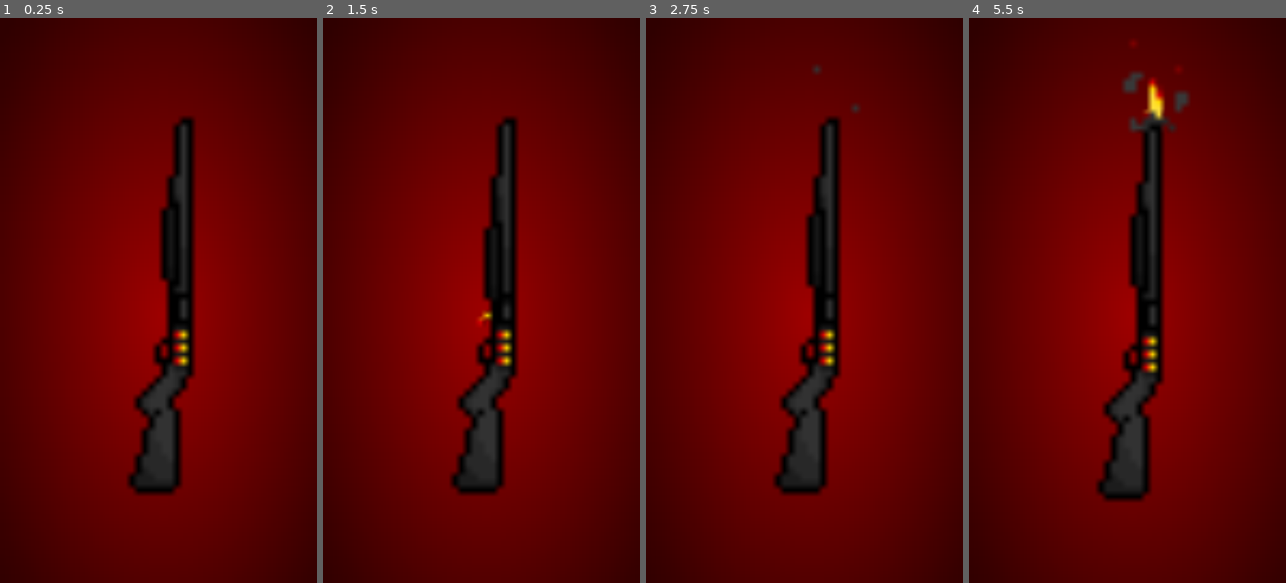
Above: before the commit, frames 1-4 (left to right).
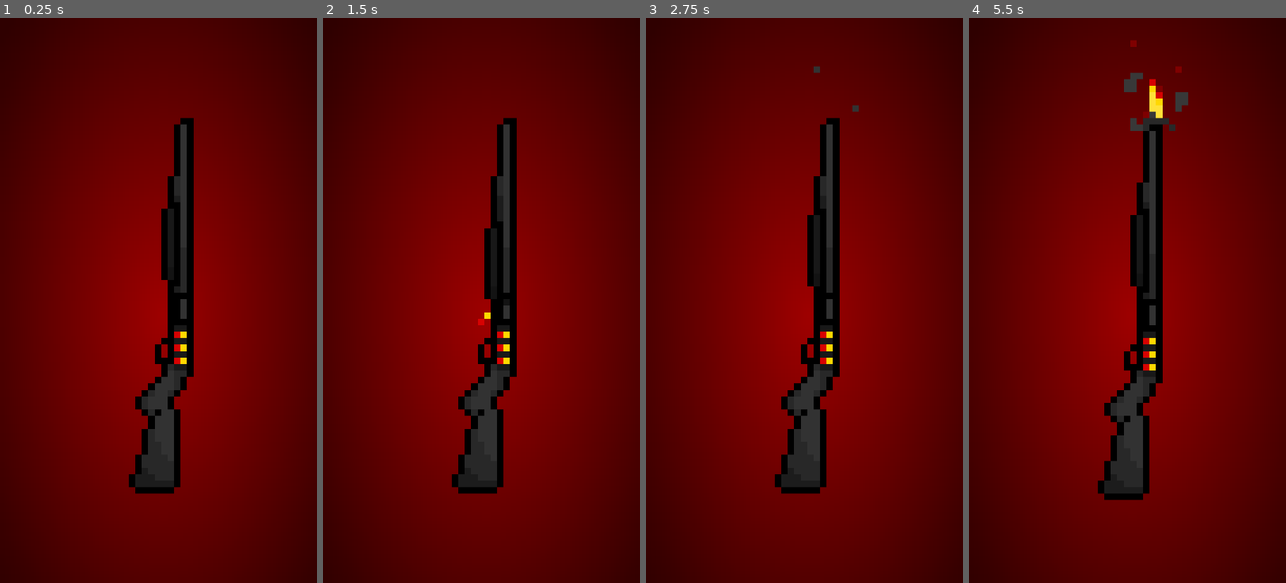
Above: after the commit, the same moments.

Repository: DhruvDhruvDhruvDhruv/BoozeshotRoulette
Game: Godot game, scene res://scenes/shotgun_scene.tscn
The game is run twice, just before and just after one commit, with the same random seed, the same clock (stepped at 60 frames per second) and the same inputs.
Inputs (mouse positions are in pixels of both pictures, inside the frame that each line leads up to):
- Up to frame 1 (0.25 s): no input
- Up to frame 2 (1.5 s): tap Enter at 0.5 s; move the mouse to (491, 306) at 0.52 s; click (491, 306) at 0.67 s; move the mouse to (418, 328) at 1.27 s; click (418, 328) at 1.42 s
- Up to frame 3 (2.75 s): tap Space at 2 s; move the mouse to (836, 176) at 2.02 s; click (836, 176) at 2.17 s
- Up to frame 4 (5.5 s): move the mouse to (1111, 413) at 2.77 s; click (1111, 413) at 2.92 s; tap Enter at 3.5, 5 s; move the mouse to (1222, 385) at 3.52 s; click (1222, 385) at 3.67 s; tap Space at 4.25 s; move the mouse to (1032, 215) at 4.27 s; click (1032, 215) at 4.42 s; move the mouse to (1143, 300) at 5.02 s; click (1143, 300) at 5.17 s

The runs differ from the first frame. In frame 1, 2.4% of the frame differs, in the area x 40-62%, y 17-85%; in frame 2, 2.4%; in frame 3, 2.4%; in frame 4, 2.7%, in the area x 40-70%, y 4-86%.

Commit message:
loading array not working yet, currently working as pure random

Diff:
--- a/boozeshotroulette/project.godot
+++ b/boozeshotroulette/project.godot
@@ -13,7 +13,7 @@
 config/name="BoozeshotRoulette"
 run/main_scene="res://scenes/shotgun_scene.tscn"
 config/features=PackedStringArray("4.3", "Mobile")
-config/icon="res://icon.svg"
+config/icon="res://bullets.png"
 
 [display]
 
@@ -28,3 +28,4 @@
 [rendering]
 
 renderer/rendering_method="mobile"
+textures/vram_compression/import_etc2_astc=true
--- /dev/null
+++ b/boozeshotroulette/scenes/popup_box.gd
@@ -0,0 +1,34 @@
+extends Control
+
+var shell_array : Array = [1,0,1,1,0,0]
+const BLANK_SHELL_TEXTURE = preload("res://assets/sprites/BlankShell.png")
+const LIVE_SHELL_TEXTURE = preload("res://assets/sprites/LiveShell.png")
+@onready var ammo_array: Control = %AmmoArray
+
+func wait(seconds: float) -> void:
+	await get_tree().create_timer(seconds).timeout
+
+# Called when the node enters the scene tree for the first time.
+func _ready() -> void:
+	pass
+
+
+
+func load_shells() -> void:
+	for val in shell_array:
+		var texture_rect = TextureRect.new()
+		texture_rect.texture = LIVE_SHELL_TEXTURE if val == 1 else BLANK_SHELL_TEXTURE
+		texture_rect.stretch_mode = TextureRect.STRETCH_KEEP_ASPECT_CENTERED
+		texture_rect.rotation_degrees = 90
+		texture_rect.scale = Vector2(10, 10)
+		var control_holder = Control.new()
+		control_holder.add_child(texture_rect)
+		#wait(0.4)
+		ammo_array.add_child(control_holder)
+
+# Called every frame. 'delta' is the elapsed time since the previous frame.
+func _process(delta: float) -> void:
+	pass
+
+func _on_area_2d_input_event(viewport: Node, event: InputEvent, shape_idx: int) -> void:
+	load_shells()
--- a/boozeshotroulette/scenes/popup_box.tscn
+++ b/boozeshotroulette/scenes/popup_box.tscn
@@ -1,96 +1,14 @@
-[gd_scene load_steps=8 format=3 uid="uid://d2lwkr72x2h4j"]
+[gd_scene load_steps=5 format=3 uid="uid://5uebkx7jyanb"]
 
-[ext_resource type="Script" path="res://scripts/popup_box.gd" id="1_d2eaf"]
-[ext_resource type="FontFile" uid="uid://dfro1uw22cv6y" path="res://assets/fonts/Dicier-Round-Heavy.otf" id="2_gpjs5"]
+[ext_resource type="Script" path="res://scenes/popup_box.gd" id="1_04wj0"]
 [ext_resource type="Shader" path="res://scenes/popup_box.gdshader" id="2_xo6qv"]
 
 [sub_resource type="ShaderMaterial" id="ShaderMaterial_ubi3n"]
 shader = ExtResource("2_xo6qv")
 shader_parameter/lod = 0.0
 
-[sub_resource type="Animation" id="Animation_xk61j"]
-length = 0.001
-tracks/0/type = "value"
-tracks/0/imported = false
-tracks/0/enabled = true
-tracks/0/path = NodePath("ColorRect:material:shader_parameter/lod")
-tracks/0/interp = 1
-tracks/0/loop_wrap = true
-tracks/0/keys = {
-"times": PackedFloat32Array(0),
-"transitions": PackedFloat32Array(1),
-"update": 0,
-"values": [0.0]
-}
-tracks/1/type = "value"
-tracks/1/imported = false
-tracks/1/enabled = true
-tracks/1/path = NodePath("PanelContainer:modulate")
-tracks/1/interp = 1
-tracks/1/loop_wrap = true
-tracks/1/keys = {
-"times": PackedFloat32Array(0),
-"transitions": PackedFloat32Array(1),
-"update": 0,
-"values": [Color(1, 1, 1, 0)]
-}
-tracks/2/type = "value"
-tracks/2/imported = false
-tracks/2/enabled = true
-tracks/2/path = NodePath("Exit:modulate")
-tracks/2/interp = 1
-tracks/2/loop_wrap = true
-tracks/2/keys = {
-"times": PackedFloat32Array(0),
-"transitions": PackedFloat32Array(1),
-"update": 0,
-"values": [Color(1, 1, 1, 0)]
-}
-
-[sub_resource type="Animation" id="Animation_m0rem"]
-resource_name = "blur"
-tracks/0/type = "value"
-tracks/0/imported = false
-tracks/0/enabled = true
-tracks/0/path = NodePath("ColorRect:material:shader_parameter/lod")
-tracks/0/interp = 1
-tracks/0/loop_wrap = true
-tracks/0/keys = {
-"times": PackedFloat32Array(0, 0.8),
-"transitions": PackedFloat32Array(1, 1),
-"update": 0,
-"values": [0.0, 0.8]
-}
-tracks/1/type = "value"
-tracks/1/imported = false
-tracks/1/enabled = true
-tracks/1/path = NodePath("PanelContainer:modulate")
-tracks/1/interp = 1
-tracks/1/loop_wrap = true
-tracks/1/keys = {
-"times": PackedFloat32Array(0, 0.8),
-"transitions": PackedFloat32Array(1, 1),
-"update": 0,
-"values": [Color(1, 1, 1, 0), Color(1, 1, 1, 1)]
-}
-tracks/2/type = "value"
-tracks/2/imported = false
-tracks/2/enabled = true
-tracks/2/path = NodePath("Exit:modulate")
-tracks/2/interp = 1
-tracks/2/loop_wrap = true
-tracks/2/keys = {
-"times": PackedFloat32Array(0, 0.8),
-"transitions": PackedFloat32Array(1, 1),
-"update": 0,
-"values": [Color(1, 1, 1, 0), Color(1, 1, 1, 1)]
-}
-
-[sub_resource type="AnimationLibrary" id="AnimationLibrary_5bssd"]
-_data = {
-"RESET": SubResource("Animation_xk61j"),
-"blur": SubResource("Animation_m0rem")
-}
+[sub_resource type="RectangleShape2D" id="RectangleShape2D_tqrbi"]
+size = Vector2(39.5, 70.5454)
 
 [node name="PopupBox" type="Control"]
 process_mode = 3
@@ -100,7 +18,7 @@
 anchor_bottom = 1.0
 grow_horizontal = 2
 grow_vertical = 2
-script = ExtResource("1_d2eaf")
+script = ExtResource("1_04wj0")
 
 [node name="ColorRect" type="ColorRect" parent="."]
 material = SubResource("ShaderMaterial_ubi3n")
@@ -112,62 +30,41 @@
 grow_vertical = 2
 
 [node name="PanelContainer" type="PanelContainer" parent="."]
-modulate = Color(1, 1, 1, 0)
 layout_mode = 1
 anchors_preset = -1
-anchor_left = 0.041
-anchor_top = 0.181
-anchor_right = 0.95
-anchor_bottom = 0.682
-offset_left = -0.280003
-offset_top = 0.47998
-offset_bottom = -0.440063
+anchor_left = 0.087037
+anchor_top = 0.0770833
+anchor_right = 0.9
+anchor_bottom = 0.890104
+grow_horizontal = 2
+grow_vertical = 2
+metadata/_edit_use_anchors_ = true
 
 [node name="MarginContainer" type="MarginContainer" parent="PanelContainer"]
 layout_mode = 2
-theme_override_constants/margin_left = 200
-theme_override_constants/margin_top = 142
-theme_override_constants/margin_right = 200
+theme_override_constants/margin_left = 150
+theme_override_constants/margin_top = 50
+theme_override_constants/margin_right = 150
+theme_override_constants/margin_bottom = 50
 
-[node name="VBoxContainer" type="VBoxContainer" parent="PanelContainer/MarginContainer"]
-layout_mode = 2
-theme_override_constants/separation = 100
-
-[node name="AnyDiceRoll" type="Button" parent="PanelContainer/MarginContainer/VBoxContainer"]
-layout_mode = 2
-theme_override_constants/h_separation = 9
-theme_override_fonts/font = ExtResource("2_gpjs5")
-theme_override_font_sizes/font_size = 200
-text = "1 2 3"
-autowrap_mode = 2
-
-[node name="any_roll_timer" type="Timer" parent="PanelContainer/MarginContainer/VBoxContainer/AnyDiceRoll"]
-wait_time = 0.8
-
-[node name="HBoxContainer" type="HBoxContainer" parent="PanelContainer/MarginContainer/VBoxContainer"]
+[node name="AmmoArray" type="GridContainer" parent="PanelContainer/MarginContainer"]
+unique_name_in_owner = true
 layout_mode = 2
 size_flags_horizontal = 4
 size_flags_vertical = 4
+theme_override_constants/h_separation = 0
+theme_override_constants/v_separation = 100
 
-[node name="MinusDice" type="Button" parent="PanelContainer/MarginContainer/VBoxContainer/HBoxContainer"]
-layout_mode = 2
-size_flags_vertical = 4
-theme_override_font_sizes/font_size = 150
-text = " - "
+[node name="Area2D" type="Area2D" parent="."]
+position = Vector2(435, 771)
 
-[node name="NumDice" type="Label" parent="PanelContainer/MarginContainer/VBoxContainer/HBoxContainer"]
-layout_mode = 2
-theme_override_font_sizes/font_size = 150
-text = " 3 "
-horizontal_alignment = 1
-vertical_alignment = 1
-
-[node name="PlusDice" type="Button" parent="PanelContainer/MarginContainer/VBoxContainer/HBoxContainer"]
-layout_mode = 2
-theme_override_font_sizes/font_size = 150
-text = " + "
+[node name="CollisionShape2D" type="CollisionShape2D" parent="Area2D"]
+position = Vector2(97, 159)
+scale = Vector2(22, 22)
+shape = SubResource("RectangleShape2D_tqrbi")
 
 [node name="Exit" type="Button" parent="."]
+visible = false
 modulate = Color(1, 1, 1, 0)
 layout_mode = 0
 offset_left = 81.0
@@ -177,13 +74,5 @@
 theme_override_font_sizes/font_size = 80
 text = "X"
 
-[node name="AnimationPlayer" type="AnimationPlayer" parent="."]
-libraries = {
-"": SubResource("AnimationLibrary_5bssd")
-}
-
-[connection signal="pressed" from="PanelContainer/MarginContainer/VBoxContainer/AnyDiceRoll" to="." method="_on_any_dice_roll_pressed"]
-[connection signal="timeout" from="PanelContainer/MarginContainer/VBoxContainer/AnyDiceRoll/any_roll_timer" to="." method="_on_any_roll_timer_timeout"]
-[connection signal="pressed" from="PanelContainer/MarginContainer/VBoxContainer/HBoxContainer/MinusDice" to="." method="_on_minus_dice_pressed"]
-[connection signal="pressed" from="PanelContainer/MarginContainer/VBoxContainer/HBoxContainer/PlusDice" to="." method="_on_plus_dice_pressed"]
+[connection signal="input_event" from="Area2D" to="." method="_on_area_2d_input_event"]
 [connection signal="pressed" from="Exit" to="." method="_on_exit_pressed"]
--- a/boozeshotroulette/scenes/shotgun_scene.gd
+++ b/boozeshotroulette/scenes/shotgun_scene.gd
@@ -3,12 +3,12 @@
 @onready var shotgunsound: AudioStreamPlayer2D = $shotgunsound
 @onready var shotreset_timer: Timer = $shotreset_timer
 
-var shots : Array = [1,0,1,1,0,0] # 1 is a shot, 0 is a blank
+var shots : Array = [] # 1 is a shot, 0 is a blank
 var shot_reset : bool = true
 
 # Called when the node enters the scene tree for the first time.
 func _ready() -> void:
-	pass # Replace with function body.
+	reload_gun()
 
 
 # Called every frame. 'delta' is the elapsed time since the previous frame.
@@ -37,7 +37,13 @@
 			fire_shot()
 		else:
 			fire_blank()
+	if shots.is_empty():
+		reload_gun()
 
+
+func reload_gun():
+	for i in range(6):
+		shots.append(randi_range(0,1))
 
 func _on_shotreset_timer_timeout() -> void:
 	shot_reset = true
--- a/boozeshotroulette/scenes/shotgun_scene.tscn
+++ b/boozeshotroulette/scenes/shotgun_scene.tscn
@@ -228,6 +228,7 @@
 scale = Vector2(22, 22)
 
 [node name="AnimatedSprite2D" type="AnimatedSprite2D" parent="CanvasLayer/Shotgun"]
+texture_filter = 1
 sprite_frames = SubResource("SpriteFrames_qojv3")
 flip_h = true
 
Binary file added: boozeshotroulette/assets/sprites/BlankShell.png
Not shown, added: boozeshotroulette/assets/sprites/BlankShell.png.import
Binary file added: boozeshotroulette/assets/sprites/LiveShell.png
Not shown, added: boozeshotroulette/assets/sprites/LiveShell.png.import
Binary file added: boozeshotroulette/bullets.png
Not shown, added: boozeshotroulette/bullets.png.import
Not shown, added: boozeshotroulette/BoozeshotRoulette.apk
Not shown, added: boozeshotroulette/BoozeshotRoulette.apk.idsig
Not shown, added: boozeshotroulette/scenes/pop17C0.tmp
